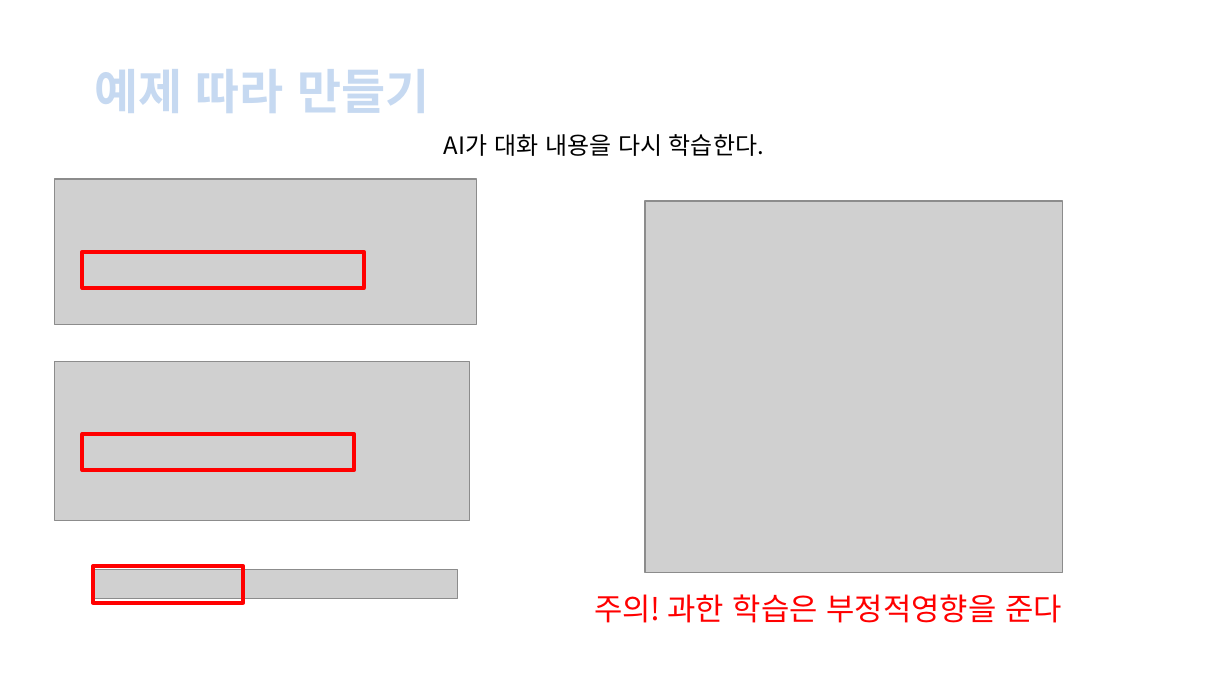
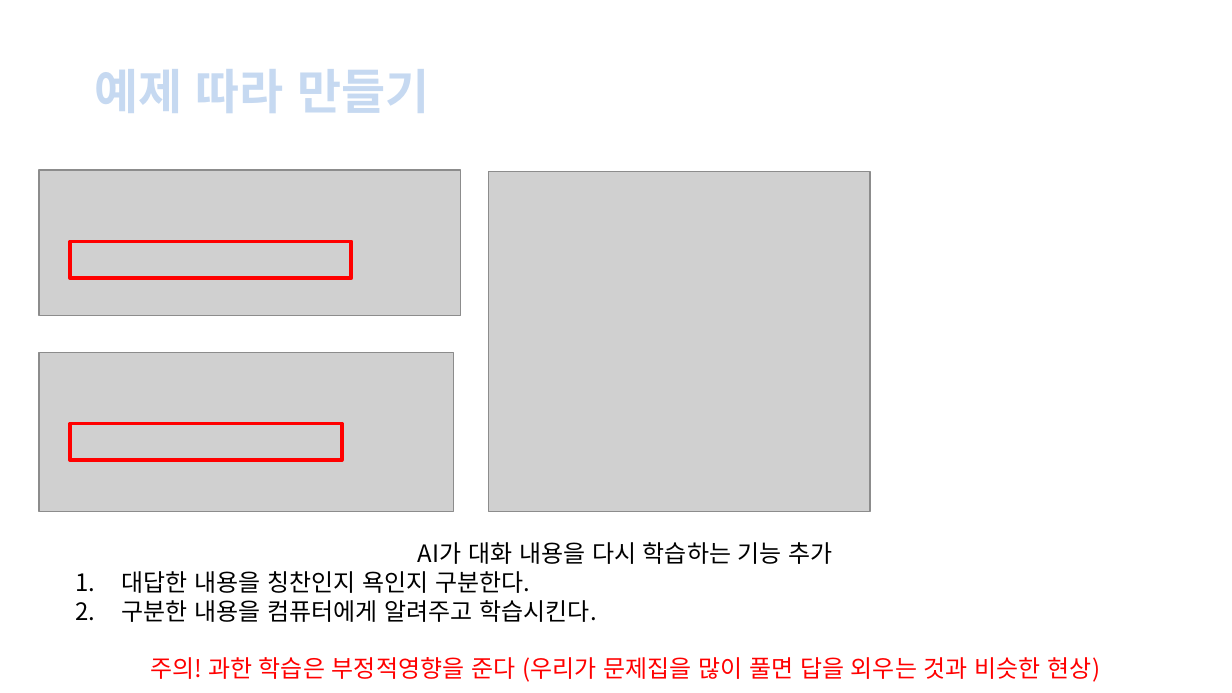
Before and after one commit to MachineLearningPython/E.Korean-Subject-and-Predicate, a slide deck: slide 17 of 스크래치ppt.pptx (slide 16 before the commit). Drawn at 1232x693 pixels with LibreOffice and Linux fonts; fonts in the diff are those of the drawing; grey boxes stand for pictures; background and template pictures are left out. Boxes give left, top, right and bottom in pixels: in the first picture for what was removed or moved away, otherwise in the second. Text is boxed around its words. In the diff, an @@ line names an element or a change of style, - is before the commit and + after.

```diff
--- a/스크래치ppt.pptx
+++ b/스크래치ppt.pptx
@@ picture: place and size @@
-picture at (646, 201, 1063, 573)
+picture at (488, 171, 870, 511)
@@ 2 pictures, 2 rectangles: place and size @@
-2 pictures, 2 rectangles at (54, 179, 476, 521)
+2 pictures, 2 rectangles at (39, 170, 461, 511)
@@ picture removed at (92, 569, 458, 599) @@
@@ rectangle removed at (92, 567, 243, 604) @@
@@ text at (121, 542, 1101, 682): text changed @@
-AI가 대화 내용을 다시 학습한다.
+AI가 대화 내용을 다시 학습하는 기능 추가
+1. 대답한 내용을 칭찬인지 욕인지 구분한다.
+2. 구분한 내용을 컴퓨터에게 알려주고 학습시킨다.
+주의! 과한 학습은 부정적영향을 준다 (우리가 문제집을 많이 풀면 답을 외우는 것과 비슷한 현상)
@@ text removed at (594, 594, 1062, 623) @@
-주의! 과한 학습은 부정적영향을 준다
```
Also in this commit, not shown: 14 other slides changed, 1 slide added, 1 other file.
